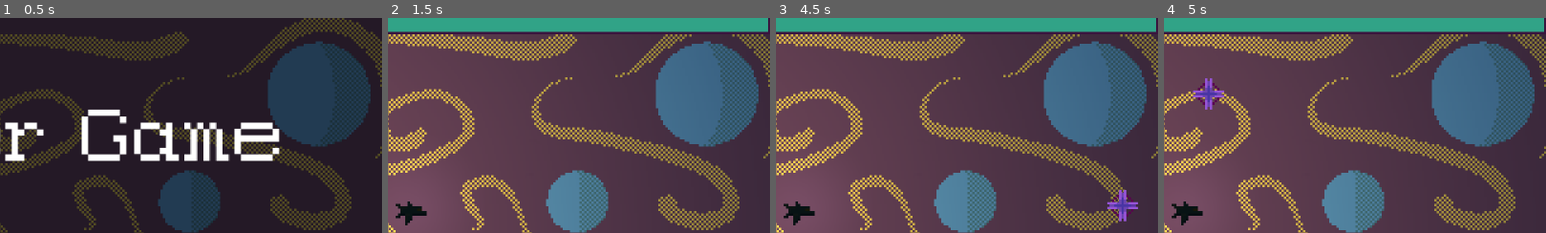
Above: before the commit, frames 1-4 (left to right).
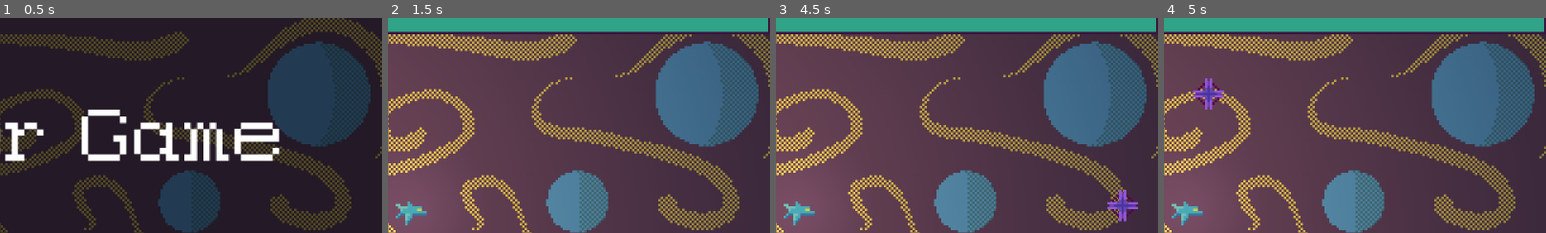
Above: after the commit, the same moments.

Repository: MonkMir/tether-game
Game: Godot game, scene res://main.tscn
Two runs of this game, one before a commit and one after it. Both use one fixed random seed, a clock stepped at 60 frames per second and the inputs below.
Inputs (mouse positions are % of the whole screen's width and height, from its top left):
- Up to frame 1 (0.5 s): no input
- Up to frame 2 (1.5 s): click "PLAY" at 0.5 s; tap Enter (ui_accept) at 1.25 s; move the mouse to (72, 45) at 1.27 s; press the mouse at (72, 45) at 1.28 s
- Up to frame 3 (4.5 s): tap Enter (ui_accept) at 1.52, 2, 2.27, 2.75, 3.5, 3.77, 4.25 s; move the mouse to (30, 55) at 2.02 s; release the mouse at (30, 55) at 2.03 s; click (30, 55) at 2.1 s; move the mouse to (60, 28) at 2.77 s; press the mouse at (60, 28) at 2.78 s; move the mouse to (45, 70) at 3.52 s; release the mouse at (45, 70) at 3.53 s; click (45, 70) at 3.6 s; move the mouse to (80, 65) at 4.27 s; press the mouse at (80, 65) at 4.28 s
- Up to frame 4 (5 s): tap Enter (ui_accept) at 4.52 s
The pictures show only the part of the screen within x 47-97%, y 4-54%; the shares and areas given below are measured in that part.

Frame 1 is identical in both runs. In frame 2, 0.4% of the frame differs, in the area x 2-11%, y 85-97%; in frame 3, 0.4%; in frame 4, 0.4%.
Error after the commit: Invalid access to property or key 'modulate' on a base object of type 'null instance'. (res://player/player.gd:51)

Commit message:
Add 3 tether state particles (Unimplemented)

Diff:
--- a/player/player.tscn
+++ b/player/player.tscn
@@ -42,6 +42,27 @@
 [sub_resource type="GradientTexture2D" id="GradientTexture2D_rgyib"]
 gradient = SubResource("Gradient_hg6s5")
 
+[sub_resource type="Curve" id="Curve_rgyib"]
+_limits = [-6.0, 6.0, 0.0, 1.0]
+_data = [Vector2(0, 1.0254602), 0.0, -0.14036553, 0, 0, Vector2(0.19066146, -0.44920588), 0.0, 0.0, 0, 0, Vector2(0.7315175, -5.0305014), 0.2535075, 0.2535075, 0, 0, Vector2(1, -2.5727253), -4.1310735, 0.0, 0, 0]
+point_count = 4
+
+[sub_resource type="Gradient" id="Gradient_8t03j"]
+offsets = PackedFloat32Array(0, 0.45067266, 0.79820627, 0.9529148)
+colors = PackedColorArray(1, 0.7490196, 0.16470589, 0.5254902, 1, 1, 0, 0.5019608, 1, 1, 0.44313726, 1, 1, 1, 0, 0)
+
+[sub_resource type="Curve" id="Curve_hg6s5"]
+_limits = [0.0, 8.0, 0.0, 1.0]
+_data = [Vector2(0, 6.676078), 0.0, 0.13635589, 0, 0, Vector2(1, 0), 0.0, 0.0, 0, 0]
+point_count = 2
+
+[sub_resource type="Gradient" id="Gradient_2ieo8"]
+offsets = PackedFloat32Array(0, 0.5, 1)
+colors = PackedColorArray(0.8627451, 0.8627451, 0, 0.6313726, 0.35686275, 0.18039216, 0.2784314, 0.43137255, 0.35686275, 0.18039216, 0.2784314, 0)
+
+[sub_resource type="Gradient" id="Gradient_ebec5"]
+colors = PackedColorArray(1, 0.7490196, 0.16470589, 0.8352941, 1, 1, 0.67058825, 0)
+
 [node name="Player" type="CharacterBody2D" unique_id=994072363 groups=["player"]]
 script = ExtResource("1_boad6")
 arrow_dummy_scene = ExtResource("2_rgyib")
@@ -49,19 +70,8 @@
 parabolic_dummy_scene = ExtResource("4_8t03j")
 tether = ExtResource("5_2ieo8")
 
-[node name="PlayerSprite" type="Sprite2D" parent="." unique_id=1062684667]
-light_mask = 5
-position = Vector2(1, 0)
-texture = ExtResource("6_boad6")
-
-[node name="PlayerSpriteReverse" type="Sprite2D" parent="." unique_id=1950117919]
+[node name="TetherRange" type="Area2D" parent="." unique_id=1682285353]
 visible = false
-light_mask = 5
-position = Vector2(-1, 0)
-texture = ExtResource("7_rgyib")
-flip_h = true
-
-[node name="TetherRange" type="Area2D" parent="." unique_id=1682285353]
 position = Vector2(1, 0)
 collision_layer = 0
 collision_mask = 2
@@ -72,6 +82,7 @@
 debug_color = Color(1, 1, 0, 0.08235294)
 
 [node name="Hurtbox" type="Area2D" parent="." unique_id=1128003117 groups=["player"]]
+visible = false
 position = Vector2(1, 0)
 collision_mask = 2
 
@@ -84,10 +95,6 @@
 
 [node name="HealthBar" parent="HealthBarCanvas" unique_id=993042800 instance=ExtResource("7_yllr7")]
 
-[node name="TetherCooldown" type="Timer" parent="." unique_id=1620952528]
-wait_time = 1.5
-one_shot = true
-
 [node name="PassiveGlow" type="PointLight2D" parent="." unique_id=453113546]
 position = Vector2(0.9999998, -1)
 scale = Vector2(0.961, 0.961)
@@ -95,7 +102,24 @@
 range_item_cull_mask = 2
 texture = SubResource("GradientTexture2D_hg6s5")
 
-[node name="ThrusterGlow" type="Sprite2D" parent="." unique_id=679896315]
+[node name="PlayerSprites" type="Node2D" parent="." unique_id=423159013]
+
+[node name="PlayerSprite" type="Sprite2D" parent="PlayerSprites" unique_id=1062684667]
+unique_name_in_owner = true
+light_mask = 5
+position = Vector2(1, 0)
+texture = ExtResource("6_boad6")
+
+[node name="PlayerSpriteReverse" type="Sprite2D" parent="PlayerSprites" unique_id=1950117919]
+unique_name_in_owner = true
+visible = false
+light_mask = 5
+position = Vector2(-1, 0)
+texture = ExtResource("7_rgyib")
+flip_h = true
+
+[node name="ThrusterGlow" type="Sprite2D" parent="PlayerSprites" unique_id=679896315]
+unique_name_in_owner = true
 modulate = Color(0.012617188, 0.0073575065, 0.00010775553, 0.5686275)
 z_index = 10
 material = SubResource("CanvasItemMaterial_rgyib")
@@ -103,7 +127,8 @@
 scale = Vector2(0.06250001, 0.03125)
 texture = SubResource("GradientTexture2D_8t03j")
 
-[node name="ThrusterGlowReverse" type="Sprite2D" parent="." unique_id=1413919533]
+[node name="ThrusterGlowReverse" type="Sprite2D" parent="PlayerSprites" unique_id=1413919533]
+unique_name_in_owner = true
 modulate = Color(0.012617188, 0.0073575065, 0.00010775553, 0.5686275)
 z_index = 10
 material = SubResource("CanvasItemMaterial_rgyib")
@@ -111,6 +136,56 @@
 scale = Vector2(0.06250001, 0.03125)
 texture = SubResource("GradientTexture2D_rgyib")
 
+[node name="TetherParticles" type="Node2D" parent="." unique_id=1069187889]
+
+[node name="ChargeParticles" type="CPUParticles2D" parent="TetherParticles" unique_id=341598958]
+unique_name_in_owner = true
+emitting = false
+amount = 48
+one_shot = true
+explosiveness = 0.7
+local_coords = true
+emission_shape = 6
+emission_ring_inner_radius = 16.0
+emission_ring_radius = 20.0
+gravity = Vector2(0, 0)
+radial_accel_min = 20.0
+radial_accel_max = 20.0
+radial_accel_curve = SubResource("Curve_rgyib")
+color_ramp = SubResource("Gradient_8t03j")
+
+[node name="FailTetherParticles" type="CPUParticles2D" parent="TetherParticles" unique_id=1861847069]
+unique_name_in_owner = true
+emitting = false
+amount = 20
+lifetime = 0.5
+one_shot = true
+explosiveness = 0.9
+randomness = 1.0
+spread = 180.0
+gravity = Vector2(0, 0)
+initial_velocity_min = 128.0
+initial_velocity_max = 128.0
+damping_min = 64.0
+damping_max = 64.0
+damping_curve = SubResource("Curve_hg6s5")
+scale_amount_min = 3.0
+scale_amount_max = 6.0
+color_ramp = SubResource("Gradient_2ieo8")
+
+[node name="TetherParticles" type="CPUParticles2D" parent="TetherParticles" unique_id=873029742]
+unique_name_in_owner = true
+emitting = false
+amount = 16
+one_shot = true
+explosiveness = 0.85
+spread = 16.0
+gravity = Vector2(0, 0)
+initial_velocity_min = 64.0
+initial_velocity_max = 128.0
+color_ramp = SubResource("Gradient_ebec5")
+
 [connection signal="area_entered" from="TetherRange" to="." method="_on_tether_range_area_entered"]
 [connection signal="area_exited" from="TetherRange" to="." method="_on_tether_range_area_exited"]
 [connection signal="area_entered" from="Hurtbox" to="." method="_on_hurtbox_area_entered"]
+[connection signal="finished" from="TetherParticles/ChargeParticles" to="." method="_on_charge_particles_finished"]
